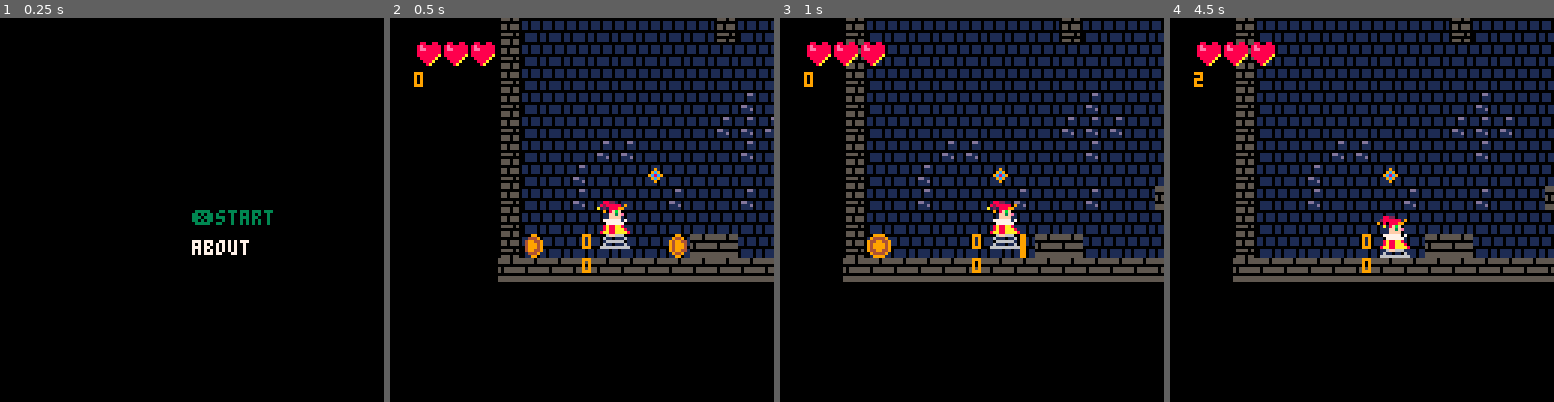
Above: before the commit, frames 1-4 (left to right).
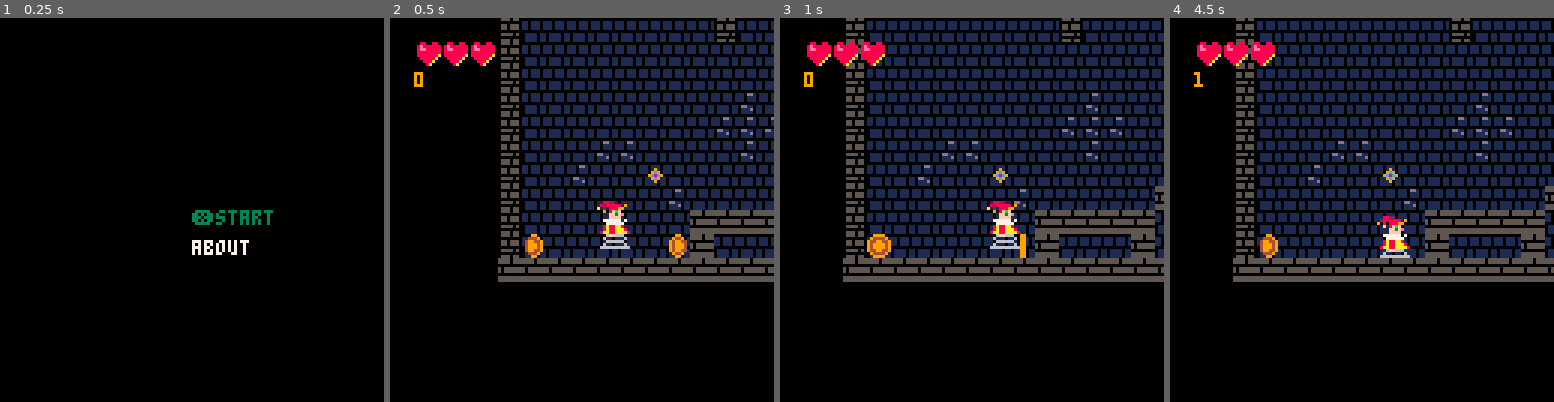
Above: after the commit, the same moments.

Repository: scorp66/pico
Game: PICO-8 cartridge jack_1_5.p8
Two runs of this game, one before a commit and one after it. Both use one fixed random seed, a clock stepped at 60 frames per second and the inputs below.
Inputs:
- Up to frame 1 (0.25 s): no input
- Up to frame 2 (0.5 s): tap X (X key) at 0.33 s
- Up to frame 3 (1 s): no input
- Up to frame 4 (4.5 s): tap X (X key) at 1.07, 1.85, 2.97, 4.08 s; hold Up 2.15-2.42 s; hold Down 3.63-3.97 s

Frame 1 is identical in both runs. In frame 2, 1.8% of the frame differs, in the area x 47-100%, y 44-67%; in frame 3, 2.7%; in frame 4, 2.9%, in the area x 6-98%, y 14-67%.

Commit message:
Add enemy

Diff:
--- a/jack_1_5b.p8
+++ b/jack_1_5.p8
@@ -32,7 +32,7 @@
 second_save = 3
 save_ef_speed = 21
 save_form = false
-i = 0
+img = 0
 max_frame = 3
 speed = 5
 last = 0
@@ -42,6 +42,8 @@
 torch_arr = {}
 
 sprires_heart = {13,14,15}
+
+sprires_enemy = {48,49,50}
 
 sprites_coin = {28,29,30,31}
 
@@ -67,8 +69,19 @@
 torch_arr = find_point_zone(48)
 heart_arr = find_point_zone(80)
 coin_arr = find_point_zone(96)
-
+enemy_arr = find_point_zone(132)
+off_points(enemy_arr,68)
+enemy_ex()
 chains_ex()
+end
+
+function enemy_ex()
+for i = 0, #enemy_arr, 1 do
+enemy_arr[i].x *= 8
+enemy_arr[i].y *= 8
+enemy_arr[i].sx = 1
+enemy_arr[i].sy = 0
+end
 end
 -->8
 --update
@@ -112,7 +125,7 @@
 key_control()
 my_time+=1
 
-
+update_enemy(enemy_arr)
 
 
 
@@ -163,8 +176,8 @@
 function key_control()
 
 --save zone
-update_ex_h()
-col = collide(ex_hero,1,is_b)
+update_ex_h(hero)
+col = collide(ex_hero,1,is_b,1,1)
 if col ~= nil and col.x ~= nil
  then
 sfx(62)
@@ -174,8 +187,8 @@
 end
 
 --end lvl check
-update_ex_h()
-col = collide(ex_hero,33,is_b)
+update_ex_h(hero)
+col = collide(ex_hero,33,is_b,1,1)
 if (col ~= nil and
     col.y ~= nil) then
 current_level = 1
@@ -183,8 +196,8 @@
 end
 
 --♥eard
-update_ex_h()
-col = collide(ex_hero,80,is_b)
+update_ex_h(hero)
+col = collide(ex_hero,80,is_b,1,1)
 if col ~= nil and col.x ~= nil
  then
    update_point(col,heart_arr,68,
@@ -194,8 +207,8 @@
 
 --coin
 
-update_ex_h()
-col = collide(ex_hero,96,is_b)
+update_ex_h(hero)
+col = collide(ex_hero,96,is_b,1,1)
 if col ~= nil and col.x ~= nil
  then
    update_point(col,coin_arr,68,
@@ -204,8 +217,8 @@
 end
 
 --button zone
-update_ex_h()
-col = collide(ex_hero,16,is_b)
+update_ex_h(hero)
+col = collide(ex_hero,16,is_b,1,1)
 if col ~= nil and col.x ~= nil
  then
 update_point(col,button_zone,84,
@@ -217,8 +230,8 @@
 update_chains()
 
 --thorns
-update_ex_h()
-col = dist_to_col(ex_hero,2,is_b2)
+update_ex_h(hero)
+col = dist_to_col(ex_hero,2,is_b2,1,1)
 if ((col  ~= nil and
 col.x <= hero.sx) or
 (col  ~= nil and
@@ -233,8 +246,8 @@
 
 jump_s_b = false
 --springboards
-update_ex_h()
-col = dist_to_col(ex_hero,3,is_b2)
+update_ex_h(hero)
+col = dist_to_col(ex_hero,3,is_b2,1,1)
 if (col  ~= nil and
 col.y <= hero.sy) or
 (col  ~= nil and
@@ -250,12 +263,12 @@
 
 
 function hero_move()
-update_ex_h()
+update_ex_h(hero)
 ex_hero.sx = sgn(hero.sx)
-colx = dist_to_col(ex_hero,1,is_b2)
-update_ex_h()
+colx = dist_to_col(ex_hero,1,is_b2,1,1)
+update_ex_h(hero)
 ex_hero.sy = sgn(hero.sy)
-coly = dist_to_col(ex_hero,1,is_b2)
+coly = dist_to_col(ex_hero,1,is_b2,1,1)
 hero.sy += gravity
 
 if coly ~= nil then
@@ -291,9 +304,9 @@
  hero.on_flore) and 1
 or xpow
 
-update_ex_h()
+update_ex_h(hero)
 ex_hero.sy = -1
-coly = dist_to_col(ex_hero,1,is_b2)
+coly = dist_to_col(ex_hero,1,is_b2,1,1)
 if(btnp(⬆️)
  and hero.on_flore)
  and coly == nil then
@@ -304,9 +317,9 @@
 hero.x += hero.sx*xpow
 hero.y += hero.sy
 --
-update_ex_h()
+update_ex_h(hero)
 ex_hero.sy = 1
-coly = dist_to_col(ex_hero,1,is_b2)
+coly = dist_to_col(ex_hero,1,is_b2,1,1)
 hero.on_flore = hero.sy == 0 and
  coly ~= nil and coly.y-9 >= 0
 --
@@ -320,9 +333,9 @@
 end
 
 function double_jump()
-update_ex_h()
+update_ex_h(hero)
 ex_hero.sy = -1
-coly = dist_to_col(ex_hero,1,is_b2)
+coly = dist_to_col(ex_hero,1,is_b2,1,1)
 if btnp(⬆️)  and hero.sy > 0 and
 coly == nil
 then
@@ -332,9 +345,9 @@
 end
 end
 
-function update_ex_h()
-ex_hero.x = hero.x
-ex_hero.y = hero.y
+function update_ex_h(obj)
+ex_hero.x = obj.x
+ex_hero.y = obj.y
 ex_hero.sx = 0
 ex_hero.sy = 0
 end
@@ -558,10 +571,10 @@
   diff = 0
 end
 
-  update_ex_h()
+  update_ex_h(hero)
   ex_hero.y = 1
   cur = (signal and diff == 1) and
-      collide(ex_hero,3,is_b2) or cur
+      collide(ex_hero,3,is_b2,1,1) or cur
   x = cur.x ~= nil and cur.x/8 or x
   y = cur.y ~= nil and cur.y/8 or y
   if (mget(x,y) == 113
@@ -584,20 +597,32 @@
   end
 
 end
+
+
 -->8
 --collide
-function collide(obj,n,is_m)
+function collide(obj,n,is_m
+                   ,x_lim,y_lim)
+x_lim = x_lim == nil and 1 or x_lim
+y_lim = y_lim == nil and 1 or y_lim
+
+obj_m = {}
+obj_m.x = (obj.x+7)/8
+obj_m.y = (obj.y+5)/8
+
 local result = {}
 c = {} -- colide position
-c.x= 8*flr((obj.x+7)/8)+(obj.sx*8)
-c.y= 8*flr((obj.y+7)/8)+(obj.sy*8)
-
-for i=0,1,1 do
- for j=0,1,1 do
+c.x= 8*flr(obj_m.x)+(obj.sx*8)
+c.y= 8*flr(obj_m.y)+(obj.sy*8)
+
+for j=y_lim,0,-1 do
+ for i=0,x_lim,1 do
   if is_m(c.x+(8*i),c.y+(8*j),n) == n
   then
+
   result.x= c.x+(8*i)
   result.y= c.y+(8*j)
+
   return result
    end
   end
@@ -606,12 +631,14 @@
  return result
 end
 
-function dist_to_col(obj,n,is_m)
+function dist_to_col(obj,n,is_m
+                   ,x_lim,y_lim)
 local result = {}
 local p = {}
 p.x = 0
 p.y = 0
-p = collide(obj,n,is_m)
+p = collide(obj,n,is_m,
+                    x_lim,y_lim)
 xd =flr((obj.sx+1)/2)
 
 if p.x ~= nil and p.y ~= nil then
@@ -634,14 +661,37 @@
 return fget(map_n,n) and n or 9
 end
 -->8
---hp
-function draw_hero_hp()
-  for i = 1,hero.hp do
-  spr(12,hero.x-64+i*8+1*i,
-               hero.y-56)
-  end
-end
-
+--웃nemy
+function update_enemy(pz)
+
+ for i = 0, #pz, 1 do
+  pz[i].is_active = true
+
+  pz[i].sy = 1
+  col2 = dist_to_col(pz[i],1,is_b2,0,0)
+  pz[i].sy = 0
+  col = dist_to_col(pz[i],1,is_b2,0,0)
+
+  if(col ~= nil or col2 == nul)
+   then
+  pz[i].sx *= -1
+  end
+
+  pz[i].x += pz[i].sx * 0.3
+
+
+  --damage
+  if pz[i].x >= hero.x and
+    pz[i].x < hero.x+16 and
+    pz[i].y >= hero.y and
+    pz[i].y < hero.y+16
+    and not save_form then
+ hero.hp-=1
+ sfx(58)
+ save_form = true
+  end
+end
+end
 -->8
 --map parser
 function get_sumb_index(
@@ -742,26 +795,58 @@
 draw_arr(heart_arr,5,13,3)
 
 draw_arr(coin_arr,5,28,4)
+
+_draw_enemy(enemy_arr)
+end
+
+function _draw_enemy(arr)
+
+
+for i=0,#arr,1 do
+sspr (0,24,
+8,8,
+arr[i].x,arr[i].y,8,8,
+sgn(arr[i].sx) == 1,false)
+end
+
 end
 
 function _draw_hero()
-i += 1/speed
+img += 1/speed
 frame = 0
 if hero.sy==0 then
-frame = flr(i) % max_frame
-end
-
-print(hero.sy,hero.x,hero.y+16)
-print(hero.sy,hero.x,hero.y+8)
+frame = flr(img) % max_frame
+end
+
+
+enemy_arr[0].sy = 0
+col = dist_to_col(enemy_arr[0]
+              ,1,is_b2,0,0)
+if col ~= nil then
+print(col.x,hero.x,hero.y+16)
+print(col.y,hero.x,hero.y+8)
+
+print(enemy_arr[0].x/8,hero.x,hero.y-16)
+print(enemy_arr[0].y/8,hero.x,hero.y-8)
+end
 
 sspr (frame*16,0,
 16,16,
 //+3 empty pixels on hero sprite
 hero.x+3,hero.y-((2-frame)*2)+1,16,16,
 sgn(hero.sx) == -1,false)
-if i >= max_frame then
- i = 0
+
+if img >= max_frame then
+ img = 0
  end
+end
+
+--hp
+function draw_hero_hp()
+  for i = 1,hero.hp do
+  spr(12,hero.x-64+i*8+1*i,
+               hero.y-56)
+  end
 end
 
 function map_parse(str_map, st_y)
@@ -876,11 +961,11 @@
 88888888000000009999999900000000000000000000000000000000000000000000000000000000000000000000000000000000000000000000000066060666
 88888888000000009999999900000000000000000000000000000000000000000000000000000000000000000000000000000000000000000000000066666666
 000808000808008000800800000000000000000000000000000000000000000000000000000000000000000000000000000000000000000000000000dddddddd
-008080080080800080080008000000000000000000000000000000000000000000000000000000000000000000000000000000000000000000000000dddddddd
-080808800888088008008080000000000000000000000000000000000000000000000000000000000000000000000000000000000000000000000000dddddddd
-888888888888888888888888000000000000000000000000000000000000000000000000000000000000000000000000000000000000000000000000dddddddd
-886886888888888888688688000000000000000000000000000000000000000000000000000000000000000000000000000000000000000000000000dddddddd
-086886800868868008688680000000000000000000000000000000000000000000000000000000000000000000000000000000000000000000000000dddddddd
+008080080080088080080008000000000000000000000000000000000000000000000000000000000000000000000000000000000000000000000000dddddddd
+080808800880808808008880000000000000000000000000000000000000000000000000000000000000000000000000000000000000000000000000dddddddd
+888888888888888088888888000000000000000000000000000000000000000000000000000000000000000000000000000000000000000000000000dddddddd
+868868888888888886886888000000000000000000000000000000000000000000000000000000000000000000000000000000000000000000000000dddddddd
+068868800688688006886880000000000000000000000000000000000000000000000000000000000000000000000000000000000000000000000000dddddddd
 008888000088880000888800000000000000000000000000000000000000000000000000000000000000000000000000000000000000000000000000dddddddd
 000880000008800000088000000000000000000000000000000000000000000000000000000000000000000000000000000000000000000000000000dddddddd
 55550555000000000000000000000000000000000000c0000000c000000000c00000000000000000000000000000000000000000000000000000000000000000
@@ -971,16 +1056,16 @@
 44444444444444444444444444444444444444444444444444444444444444444444444444444444444444444444444444444444444444444444444444444444
 1544441444445644444444444444d014444444040404044444444444444414444444444444441544444444444444444444444444444444444444444444444444
 44444444444444444444444444444444444444444444444444444444444444444444444444444444444444444444444444444444444444444444444444444444
-15444414444444144444144444040404044444144444444444444444141414444444444444441544444444444444444444444444444444444444441444444444
+15444444444444144444444444040404044444144444444444444444141414444444444444441544444444444444444444444444444444444444441444444444
 44144444444444444444444444444444444444444444444444444444444444444444444444444444444444444444444444444444444444444444444444444444
-15444444444444444444444444444444444444444414441414144444144444444414144414441544444444444444444444444444444444444444444444144444
-44444444444444444444444444444444444444444444444444444444444444444444444444444444444444444444444444444444444444444444444444444444
-15c14444444444c10404444444444444441444444444444444441344444444044444444444441544444444444444444444444444444444444444444444444444
+15444444444444440404040404444444444444444414441414144444144444444414144414441544444444444444444444444444444444444444444444144444
+44444444444444444444444444444444444444444444444444444444444444444444444444444444444444444444444444444444444444444444444444444444
+15c14444444444c10444444404034444441444444444444444444444444444044444444444441544444444444444444444444444444444444444444444444444
 44444444444444444444444444444444444444444444444444444444444444444444444444444444444444444444444444444444444444444444444444444444
 04040404040404040404040404040404040404040404040404040404040404040404040404040444444444444444444444444444444444444444444444444444
 44444444444444444444444444444444444444444444444444444444444444444444444444444444444444444444444444444444444444444444444444444444
 __gff__
-0000000000000000000000000050000000000000000000000000000060000000000000000000000000000000000000040000000000000000000000000000000202000000003020200000000000000000040200001010000100000000000000004242042100012100000000000000000008080042420000000000000000000000
+0000000000000000000000000050000000000000000000000000000060000000000000000000000000000000000000048484840000000000000000000000000202000000003020200000000000000000040200001010000100000000000000004242042100012100000000000000000008080042420000000000000000000000
 0000000000000000000000000000000000000000000000000000000000000000000000000000000000000000000000000000000000000000000000000000000000000000000000000000000000000000000000000000000000000000000000000000000000000000000000000000000000000000000000000000000000000000
 __map__
 4444444444444444444444444444444444444444444444444444444444444444444444444444444444444444444444444444444444444444444444444444444444444444444444444444444444444444444444444444444444444444444444444444444444444444444444444444444444444444444444444444444444444444
